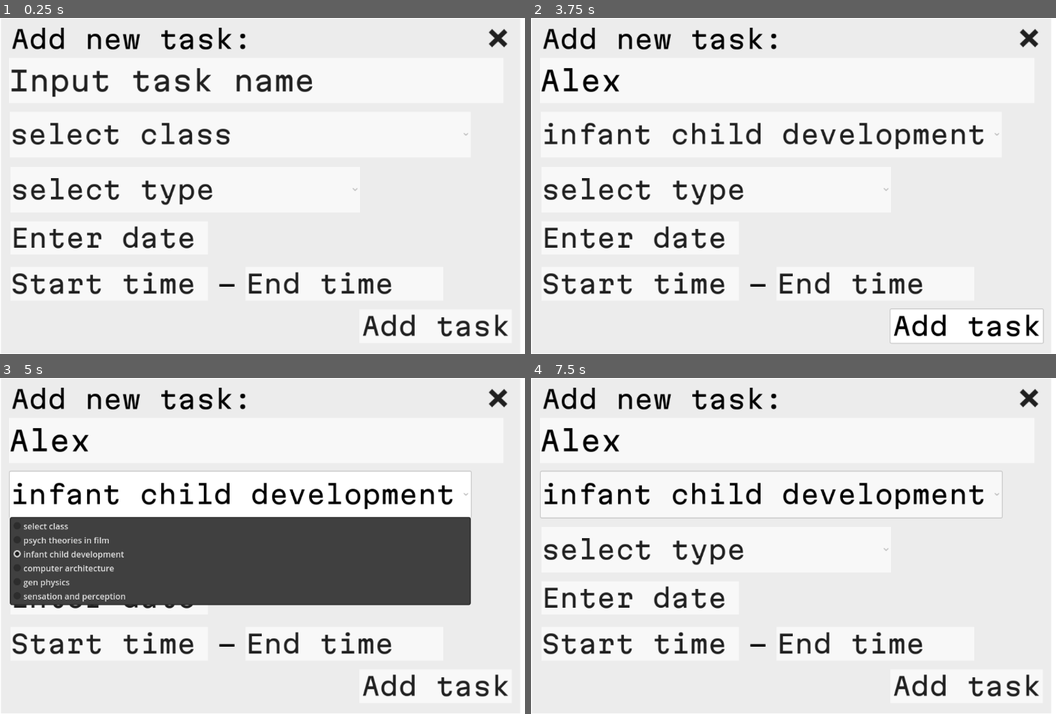
Above: before the commit, frames 1-4 (two rows, left to right).
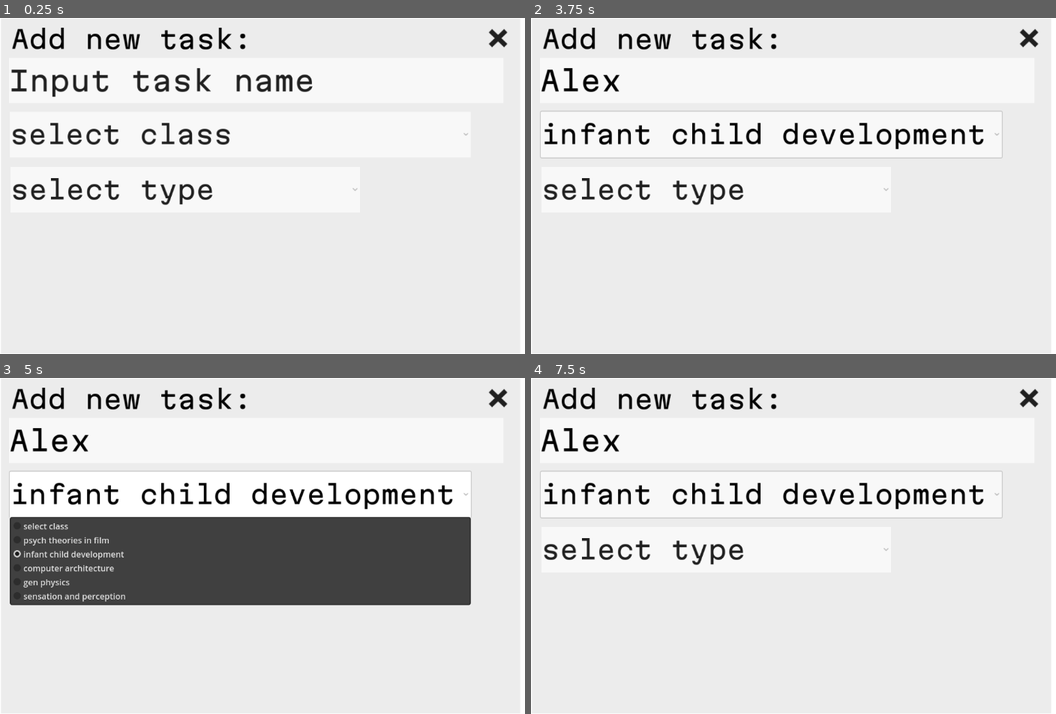
Above: after the commit, the same moments.

Repository: a-nush-s/hackru25
Game: Godot game, scene res://lightselect.tscn
Two runs of this game, one before a commit and one after it. Both use one fixed random seed, a clock stepped at 60 frames per second and the inputs below. This scene is started directly instead of the project's main scene.
Inputs (mouse positions are in pixels of both pictures, inside the frame that each line leads up to):
- Up to frame 1 (0.25 s): no input
- Up to frame 2 (3.75 s): click (788, 81) at 0.52 s; type "Alex" at 0.6 s; click "select class" at 1.25 s; click "select type" at 2 s; click "infant child development" at 2.75 s; click (966, 327) at 3.5 s, where only the run before the commit has a clickable "Add task"
- Up to frame 3 (5 s): click "infant child development" at 4.25 s
- Up to frame 4 (7.5 s): click "select type" at 5 s; click (966, 687) at 5.75 s, where only the run before the commit has a clickable "Add task"; click "infant child development" at 6.5 s; click "select type" at 7.25 s

The runs differ from the first frame. In frame 1, 2.6% of the frame differs, in the area x 2-97%, y 61-95%; in frame 2, 4.2%, in the area x 1-98%, y 27-97%; in frame 3, 2.1%; in frame 4, 2.6%.

Commit message:
removed excess tuff

Diff:
--- a/buttonhomepage.tscn
+++ b/buttonhomepage.tscn
@@ -60,6 +60,7 @@
 script = ExtResource("2_6ypbg")
 
 [node name="MenuBar" type="MenuBar" parent="ColorRect2"]
+layout_mode = 0
 offset_left = 4.0
 offset_top = 2.0
 offset_right = 239.0
@@ -91,6 +92,7 @@
 script = ExtResource("8_wdu2b")
 
 [node name="ColorRect" type="ColorRect" parent="ColorRect2"]
+layout_mode = 0
 offset_left = 3.0
 offset_top = 101.0
 offset_right = 1150.0
@@ -98,6 +100,7 @@
 color = Color(0, 0, 0, 1)
 
 [node name="Panel" type="Panel" parent="ColorRect2/ColorRect"]
+layout_mode = 0
 offset_left = 457.0
 offset_top = 2.0
 offset_right = 616.0
@@ -105,6 +108,7 @@
 theme_override_styles/panel = SubResource("StyleBoxFlat_jts4v")
 
 [node name="Panel2" type="Panel" parent="ColorRect2/ColorRect"]
+layout_mode = 0
 offset_left = 632.0
 offset_top = 2.0
 offset_right = 791.0
@@ -112,6 +116,7 @@
 theme_override_styles/panel = SubResource("StyleBoxFlat_jts4v")
 
 [node name="Label" type="Label" parent="ColorRect2/ColorRect"]
+layout_mode = 0
 offset_left = 59.0
 offset_top = 7.0
 offset_right = 443.0
@@ -121,6 +126,7 @@
 text = "name of task (max 32 characters)"
 
 [node name="Label2" type="Label" parent="ColorRect2/ColorRect"]
+layout_mode = 0
 offset_left = 471.0
 offset_top = 7.0
 offset_right = 598.0
@@ -130,6 +136,7 @@
 text = "class name"
 
 [node name="Label3" type="Label" parent="ColorRect2/ColorRect"]
+layout_mode = 0
 offset_left = 644.0
 offset_top = 7.0
 offset_right = 771.0
@@ -139,6 +146,7 @@
 text = "type name"
 
 [node name="Label4" type="Label" parent="ColorRect2/ColorRect"]
+layout_mode = 0
 offset_left = 803.0
 offset_top = 7.0
 offset_right = 930.0
@@ -148,6 +156,7 @@
 text = "00/00/0000"
 
 [node name="Label5" type="Label" parent="ColorRect2/ColorRect"]
+layout_mode = 0
 offset_left = 939.0
 offset_top = 7.0
 offset_right = 1066.0
@@ -158,6 +167,7 @@
 "
 
 [node name="Label6" type="Label" parent="ColorRect2/ColorRect"]
+layout_mode = 0
 offset_left = 1021.0
 offset_top = 7.0
 offset_right = 1148.0
@@ -168,6 +178,7 @@
 "
 
 [node name="CheckButton" type="CheckButton" parent="ColorRect2/ColorRect"]
+layout_mode = 0
 offset_left = 17.0
 offset_top = 3.0
 offset_right = 49.0
--- a/lightaddtwotimes.tscn
+++ /dev/null
@@ -1,225 +0,0 @@
-[gd_scene load_steps=17 format=3 uid="uid://cjg78w2cj8b4w"]
-
-[ext_resource type="Theme" uid="uid://bndhnrbtjsebb" path="res://texttheme.tres" id="1_rvfo3"]
-[ext_resource type="FontFile" uid="uid://dfvkfjugp4cx1" path="res://Martian_Mono/MartianMono-VariableFont_wdth,wght.ttf" id="2_8guh7"]
-[ext_resource type="Script" path="res://option_button.gd" id="3_42i4g"]
-[ext_resource type="StyleBox" uid="uid://xn88ldf1v5lt" path="res://darkmodebutton.tres" id="4_jad1l"]
-[ext_resource type="Texture2D" uid="uid://cldwbo81eeep3" path="res://xbutton/darkxbutton (1).png" id="5_pl0fy"]
-
-[sub_resource type="StyleBoxFlat" id="StyleBoxFlat_3sq04"]
-bg_color = Color(0, 0, 0, 0.588235)
-
-[sub_resource type="StyleBoxFlat" id="StyleBoxFlat_jccfl"]
-bg_color = Color(0, 0, 0, 0.588235)
-
-[sub_resource type="StyleBoxFlat" id="StyleBoxFlat_rw4xe"]
-bg_color = Color(0, 0, 0, 0.588235)
-
-[sub_resource type="StyleBoxFlat" id="StyleBoxFlat_07rgv"]
-bg_color = Color(0, 0, 0, 0.588235)
-
-[sub_resource type="StyleBoxFlat" id="StyleBoxFlat_jiavf"]
-bg_color = Color(0, 0, 0, 0.588235)
-
-[sub_resource type="StyleBoxFlat" id="StyleBoxFlat_cfy2u"]
-bg_color = Color(0, 0, 0, 0.588235)
-
-[sub_resource type="StyleBoxFlat" id="StyleBoxFlat_qatbn"]
-bg_color = Color(0, 0, 0, 0.588235)
-
-[sub_resource type="StyleBoxFlat" id="StyleBoxFlat_3e5g0"]
-bg_color = Color(0.521569, 0.521569, 0.521569, 0)
-
-[sub_resource type="StyleBoxFlat" id="StyleBoxFlat_guc06"]
-bg_color = Color(0, 0, 0, 0.588235)
-
-[sub_resource type="StyleBoxFlat" id="StyleBoxFlat_qlkhj"]
-bg_color = Color(0, 0, 0, 0.588235)
-
-[sub_resource type="StyleBoxFlat" id="StyleBoxFlat_vqymc"]
-bg_color = Color(0, 0, 0, 0.588235)
-
-[node name="lightaddtwotimes" type="Control"]
-layout_mode = 3
-anchors_preset = 15
-anchor_right = 1.0
-anchor_bottom = 1.0
-grow_horizontal = 2
-grow_vertical = 2
-
-[node name="ColorRect" type="ColorRect" parent="."]
-layout_mode = 1
-anchors_preset = -1
-anchor_right = 0.09
-anchor_bottom = 0.5
-offset_left = -18.0
-offset_top = -17.0
-offset_right = 928.32
-offset_bottom = 339.0
-color = Color(0.87451, 0.87451, 0.87451, 0.588235)
-
-[node name="Label4" type="Label" parent="."]
-offset_left = 2.0
-offset_top = -5.0
-offset_right = 490.0
-offset_bottom = 55.0
-theme = ExtResource("1_rvfo3")
-theme_override_colors/font_color = Color(0, 0, 0, 1)
-theme_override_fonts/font = ExtResource("2_8guh7")
-theme_override_font_sizes/font_size = 50
-text = "Add new task:"
-
-[node name="LineEdit" type="LineEdit" parent="."]
-custom_minimum_size = Vector2(100, 0)
-offset_left = -2.0
-offset_top = 63.0
-offset_right = 998.0
-offset_bottom = 155.0
-theme_override_colors/font_placeholder_color = Color(0.125911, 0.125911, 0.125911, 1)
-theme_override_colors/font_selected_color = Color(0, 0, 0, 1)
-theme_override_colors/font_color = Color(0, 0, 0, 1)
-theme_override_fonts/font = ExtResource("2_8guh7")
-theme_override_font_sizes/font_size = 55
-theme_override_styles/focus = SubResource("StyleBoxFlat_3sq04")
-placeholder_text = "Input task name"
-virtual_keyboard_enabled = false
-
-[node name="OptionButton2" type="OptionButton" parent="."]
-offset_top = 172.0
-offset_right = 932.0
-offset_bottom = 265.0
-theme = ExtResource("1_rvfo3")
-theme_override_colors/font_hover_pressed_color = Color(0, 0, 0, 1)
-theme_override_colors/font_pressed_color = Color(0, 0, 0, 1)
-theme_override_colors/font_color = Color(0.12549, 0.12549, 0.12549, 1)
-theme_override_fonts/font = ExtResource("2_8guh7")
-theme_override_font_sizes/font_size = 50
-theme_override_styles/hover_pressed = SubResource("StyleBoxFlat_jccfl")
-theme_override_styles/hover = SubResource("StyleBoxFlat_rw4xe")
-theme_override_styles/pressed = SubResource("StyleBoxFlat_07rgv")
-selected = 0
-item_count = 6
-popup/item_0/text = "select class"
-popup/item_1/text = "psych theories in film"
-popup/item_1/id = 1
-popup/item_2/text = "infant child development"
-popup/item_2/id = 2
-popup/item_3/text = "computer architecture"
-popup/item_3/id = 3
-popup/item_4/text = "gen physics"
-popup/item_4/id = 4
-popup/item_5/text = "sensation and perception"
-popup/item_5/id = 5
-script = ExtResource("3_42i4g")
-
-[node name="OptionButton3" type="OptionButton" parent="."]
-offset_left = 1.0
-offset_top = 284.0
-offset_right = 708.0
-offset_bottom = 377.0
-theme_override_colors/font_hover_pressed_color = Color(0, 0, 0, 1)
-theme_override_colors/font_pressed_color = Color(0, 0, 0, 1)
-theme_override_colors/font_color = Color(0.12549, 0.12549, 0.12549, 1)
-theme_override_fonts/font = ExtResource("2_8guh7")
-theme_override_font_sizes/font_size = 50
-theme_override_styles/hover_pressed = ExtResource("4_jad1l")
-theme_override_styles/hover = ExtResource("4_jad1l")
-theme_override_styles/pressed = ExtResource("4_jad1l")
-selected = 0
-item_count = 6
-popup/item_0/text = "select type"
-popup/item_1/text = "written assignment"
-popup/item_1/id = 1
-popup/item_2/text = "exam"
-popup/item_2/id = 2
-popup/item_3/text = "quiz"
-popup/item_3/id = 3
-popup/item_4/text = "project"
-popup/item_4/id = 4
-popup/item_5/text = "discussion"
-popup/item_5/id = 5
-
-[node name="LineEdit2" type="LineEdit" parent="."]
-offset_left = 1.0
-offset_top = 394.0
-offset_right = 401.0
-offset_bottom = 462.0
-theme_override_colors/font_placeholder_color = Color(0.12549, 0.12549, 0.12549, 1)
-theme_override_colors/font_selected_color = Color(0, 0, 0, 1)
-theme_override_colors/font_color = Color(0, 0, 0, 1)
-theme_override_fonts/font = ExtResource("2_8guh7")
-theme_override_font_sizes/font_size = 50
-theme_override_styles/focus = ExtResource("4_jad1l")
-placeholder_text = "Enter date"
-virtual_keyboard_enabled = false
-
-[node name="LineEdit3" type="LineEdit" parent="."]
-offset_left = 1.0
-offset_top = 487.0
-offset_right = 401.0
-offset_bottom = 555.0
-theme_override_colors/font_placeholder_color = Color(0.87451, 0.87451, 0.87451, 1)
-theme_override_colors/font_selected_color = Color(0.834614, 0.834614, 0.834614, 1)
-theme_override_colors/font_color = Color(1, 1, 1, 1)
-theme_override_fonts/font = ExtResource("2_8guh7")
-theme_override_font_sizes/font_size = 50
-theme_override_styles/focus = ExtResource("4_jad1l")
-placeholder_text = "Start time"
-virtual_keyboard_enabled = false
-
-[node name="LineEdit4" type="LineEdit" parent="."]
-offset_left = 476.0
-offset_top = 487.0
-offset_right = 876.0
-offset_bottom = 555.0
-theme_override_colors/font_placeholder_color = Color(0.87451, 0.87451, 0.87451, 1)
-theme_override_colors/font_selected_color = Color(0.834614, 0.834614, 0.834614, 1)
-theme_override_colors/font_color = Color(1, 1, 1, 1)
-theme_override_fonts/font = ExtResource("2_8guh7")
-theme_override_font_sizes/font_size = 50
-theme_override_styles/focus = ExtResource("4_jad1l")
-placeholder_text = "End time"
-virtual_keyboard_enabled = false
-
-[node name="Label5" type="Label" parent="."]
-offset_left = 419.632
-offset_top = 492.0
-offset_right = 907.632
-offset_bottom = 552.0
-theme = ExtResource("1_rvfo3")
-theme_override_fonts/font = ExtResource("2_8guh7")
-theme_override_font_sizes/font_size = 50
-text = "-
-"
-
-[node name="Button" type="Button" parent="."]
-offset_left = 958.0
-offset_top = -6.0
-offset_right = 1016.0
-offset_bottom = 52.0
-theme_override_colors/icon_normal_color = Color(0.87451, 0.87451, 0.87451, 1)
-theme_override_colors/icon_pressed_color = Color(1, 1, 1, 1)
-theme_override_colors/icon_hover_color = Color(1, 1, 1, 1)
-theme_override_colors/icon_hover_pressed_color = Color(1, 1, 1, 1)
-theme_override_icons/icon = ExtResource("5_pl0fy")
-theme_override_styles/hover_pressed = SubResource("StyleBoxFlat_jiavf")
-theme_override_styles/hover = SubResource("StyleBoxFlat_cfy2u")
-theme_override_styles/pressed = SubResource("StyleBoxFlat_qatbn")
-theme_override_styles/normal = SubResource("StyleBoxFlat_3e5g0")
-icon_alignment = 1
-
-[node name="Button2" type="Button" parent="."]
-offset_left = 707.0
-offset_top = 573.0
-offset_right = 1015.0
-offset_bottom = 641.0
-theme_override_colors/font_hover_pressed_color = Color(1, 1, 1, 1)
-theme_override_colors/font_hover_color = Color(1, 1, 1, 1)
-theme_override_colors/font_pressed_color = Color(1, 1, 1, 1)
-theme_override_colors/font_color = Color(0.87451, 0.87451, 0.87451, 1)
-theme_override_fonts/font = ExtResource("2_8guh7")
-theme_override_font_sizes/font_size = 50
-theme_override_styles/hover_pressed = SubResource("StyleBoxFlat_guc06")
-theme_override_styles/hover = SubResource("StyleBoxFlat_qlkhj")
-theme_override_styles/pressed = SubResource("StyleBoxFlat_vqymc")
-text = "Add task"
--- a/lightselect.tscn
+++ b/lightselect.tscn
@@ -1,5 +1,6 @@
-[gd_scene load_steps=24 format=3 uid="uid://cj74eegmk1nmc"]
-
+[gd_scene load_steps=25 format=3 uid="uid://cj74eegmk1nmc"]
+
+[ext_resource type="Script" path="res://newtask.gd" id="1_bcdv5"]
 [ext_resource type="Theme" uid="uid://bndhnrbtjsebb" path="res://texttheme.tres" id="1_umn8a"]
 [ext_resource type="FontFile" uid="uid://dfvkfjugp4cx1" path="res://Martian_Mono/MartianMono-VariableFont_wdth,wght.ttf" id="2_hlhvp"]
 [ext_resource type="Script" path="res://option_button.gd" id="3_1xsw1"]
@@ -72,6 +73,7 @@
 grow_horizontal = 2
 grow_vertical = 2
 scale = Vector2(0.950867, 0.950867)
+script = ExtResource("1_bcdv5")
 
 [node name="Background" type="ColorRect" parent="."]
 layout_mode = 1
@@ -163,8 +165,24 @@
 theme_override_styles/pressed = ExtResource("4_wkyg8")
 theme_override_styles/normal = SubResource("StyleBoxFlat_umlhq")
 selected = 0
-item_count = 1
+item_count = 9
 popup/item_0/text = "select type"
+popup/item_1/text = "assignment"
+popup/item_1/id = 1
+popup/item_2/text = "discussion"
+popup/item_2/id = 2
+popup/item_3/text = "paper"
+popup/item_3/id = 3
+popup/item_4/text = "project"
+popup/item_4/id = 4
+popup/item_5/text = "quiz"
+popup/item_5/id = 5
+popup/item_6/text = "midterm"
+popup/item_6/id = 6
+popup/item_7/text = "final"
+popup/item_7/id = 7
+popup/item_8/text = "studying"
+popup/item_8/id = 8
 
 [node name="DateInput" type="LineEdit" parent="."]
 layout_mode = 0
@@ -262,3 +280,7 @@
 theme_override_styles/pressed = SubResource("StyleBoxFlat_vqymc")
 theme_override_styles/normal = SubResource("StyleBoxFlat_aefv5")
 text = "Add task"
+
+[connection signal="item_selected" from="SelectType" to="." method="_on_select_type_item_selected"]
+[connection signal="pressed" from="Exit" to="." method="_on_exit_pressed"]
+[connection signal="pressed" from="AddTaskButton" to="." method="_on_add_task_button_pressed"]
